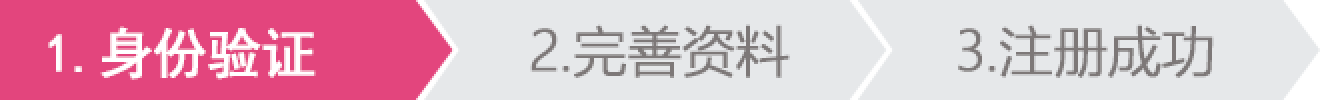
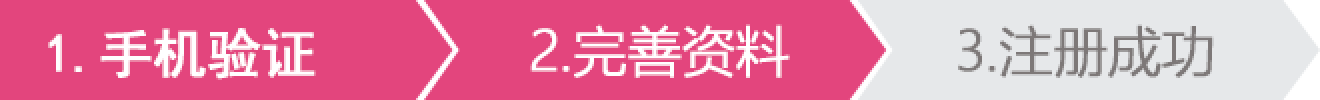
Two versions of the same layered image (1320px x 100px). Layer-by-layer changes:
painted on "2.完善资料" over [530, 24, 790, 78]
renamed "1.身份验证" to "1.手机验证", painted on it over [100, 26, 206, 80]
painted on "矩形 1 拷贝" over [424, 0, 886, 100]
